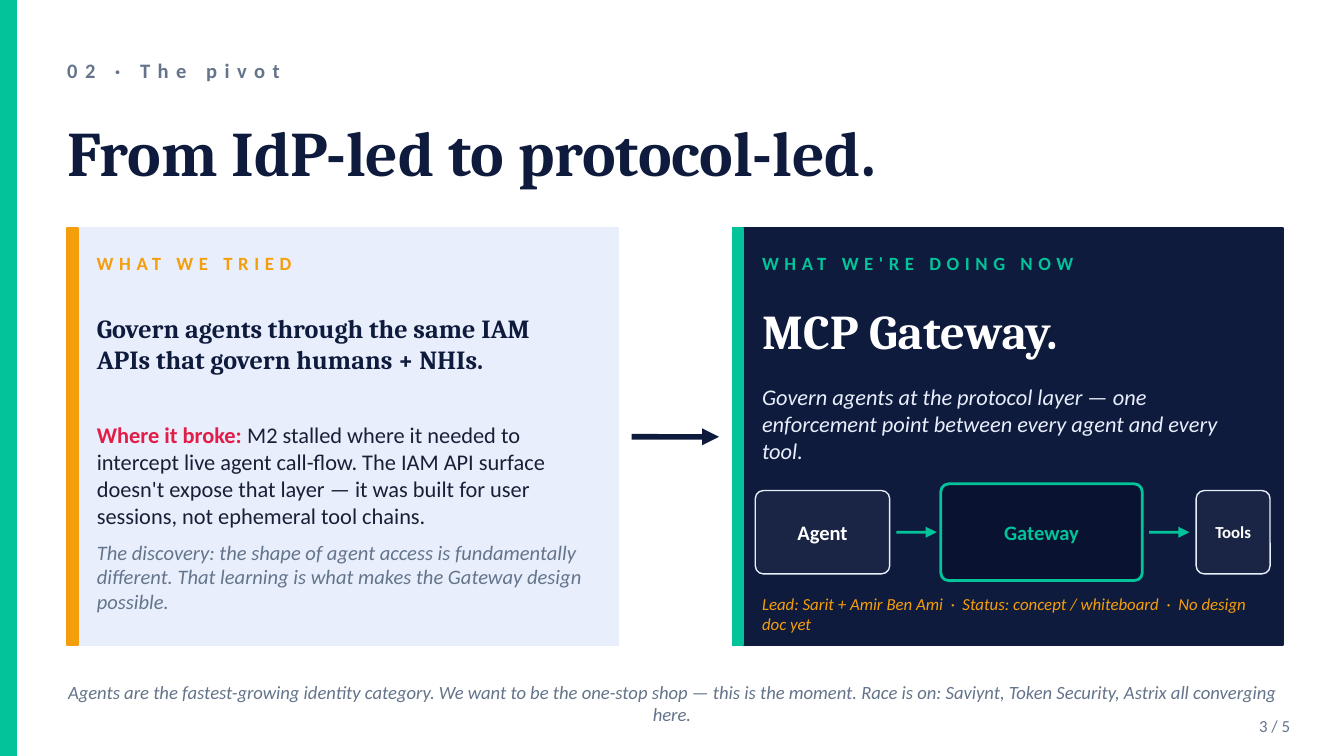
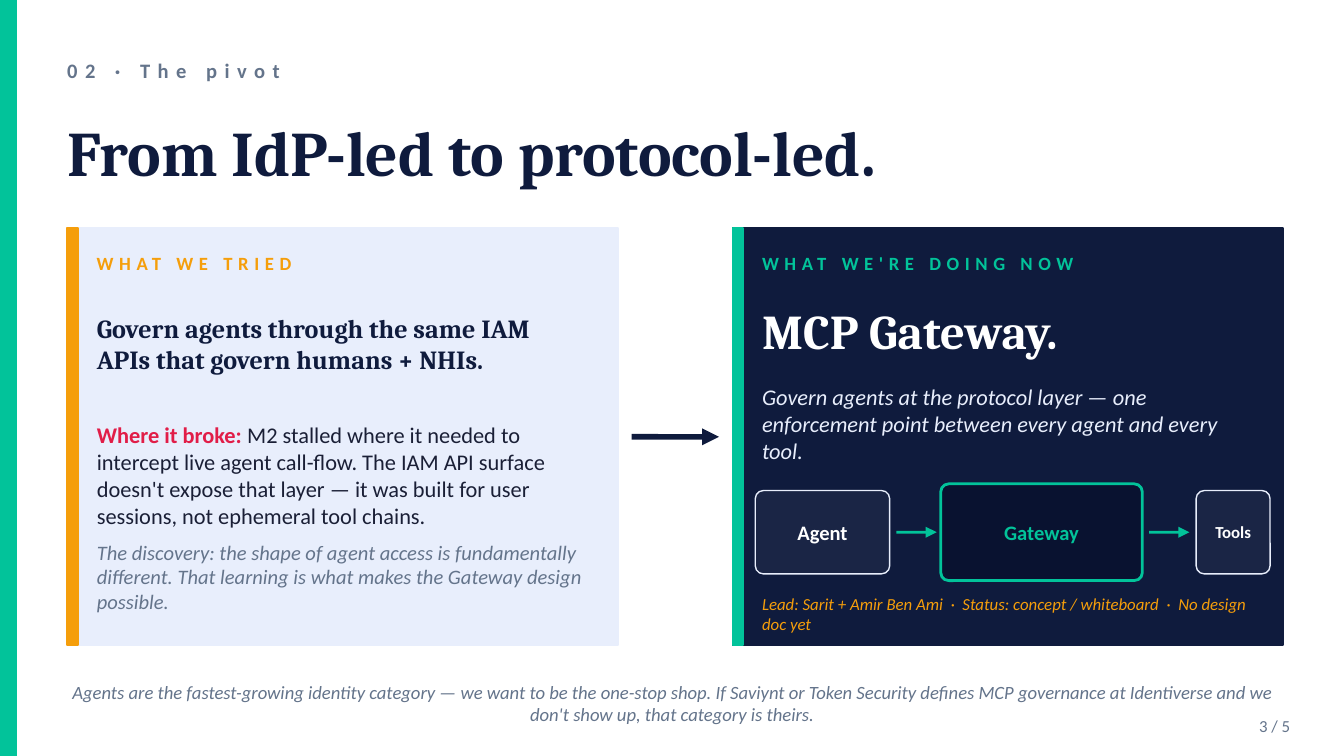
Before and after one commit to Lorch19/ol-linx-agent, a slide deck: slide 3 of artifacts/eng-prekickoff-2026-04-27.pptx. Drawn at 1344x756 pixels with LibreOffice and Linux fonts; fonts in the diff are those of the drawing. Boxes give left, top, right and bottom in pixels: in the first picture for what was removed or moved away, otherwise in the second. Text is boxed around its words. In the diff, an @@ line names an element or a change of style, - is before the commit and + after.

```diff
--- a/artifacts/eng-prekickoff-2026-04-27.pptx
+++ b/artifacts/eng-prekickoff-2026-04-27.pptx
@@ text at (72, 686, 1272, 724): text changed @@
-Agents are the fastest-growing identity category. We want to be the one-stop shop — this is the moment. Race is on: Saviynt, Token Security, Astrix all converging here.
+Agents are the fastest-growing identity category — we want to be the one-stop shop. If Saviynt or Token Security defines MCP governance at Identiverse and we don't show up, that category is theirs.
```
Also in this commit, not shown: 2 other slides changed, 1 other file.
